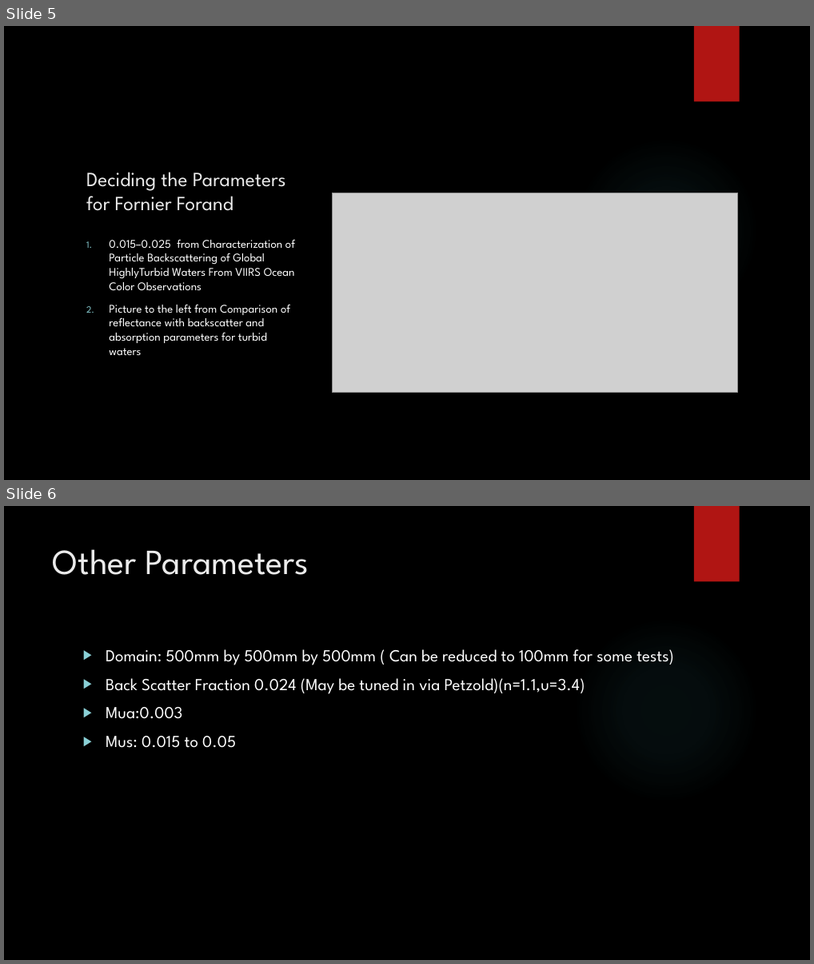
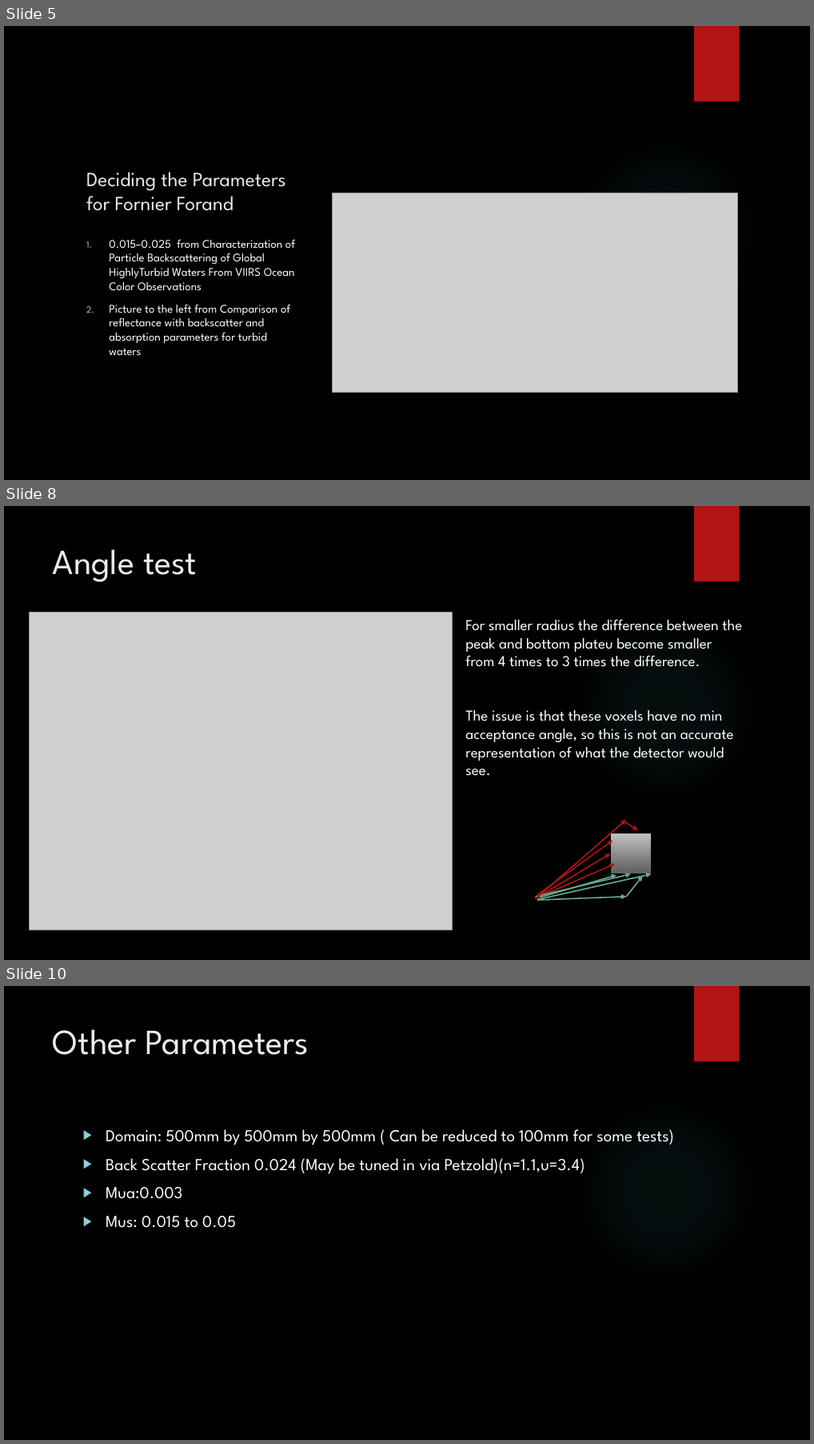
Before and after one commit to KAANVOLKAN05/GPGPU_Research, a slide deck: MonteCarlo/MonteCarloProj/Presentation for West River.pptx. Shown one above the other, each under a label of ours: slides 5 and 6 before the commit, slides 5, 8 and 10 after it; the slides between them are not shown. The pictures are 814x964 and 814x1444 pixels, drawn with LibreOffice and Linux fonts; fonts in the diff are those of the drawing; grey boxes stand for pictures; background and template pictures are left out. Boxes give left, top, right and bottom in pixels: in the first picture for what was removed or moved away, otherwise in the second. Text is boxed around its words. In the diff, an @@ line names an element or a change of style, - is before the commit and + after.

```diff
--- a/MonteCarlo/MonteCarloProj/Presentation for West River.pptx
+++ b/MonteCarlo/MonteCarloProj/Presentation for West River.pptx
@@ slide 8 added at (x1=4, y1=506, x2=810, y2=960), background picture (left out); not listed: 2 template elements that a slide beside it also shows @@
@@ title added at (x1=53, y1=549, x2=197, y2=582), 42 pt, text #EBEBEB @@
+Angle test
@@ picture added at (x1=29, y1=612, x2=452, y2=930) @@
@@ text added at (x1=466, y1=620, x2=742, y2=776), 18 pt, text #FFFFFF @@
+For smaller radius the difference between the peak and bottom plateu become smaller from 4 times to 3 times the difference.
+The issue is that these voxels have no min acceptance angle, so this is not an accurate representation of what the detector would see.
@@ arrow added from (536, 898) to (626, 820), #B01513 1.5 pt @@
@@ arrow added from (538, 894) to (613, 840), #B01513 1.5 pt @@
@@ rectangle added at (x1=610, y1=833, x2=651, y2=874), fill gradient #C1C1C1 to #5E5E5E, outline #000000 0.75 pt @@
@@ arrow added from (624, 821) to (638, 830), #B01513 1.5 pt @@
@@ arrow added from (536, 898) to (610, 853), #B01513 1.5 pt @@
@@ arrow added from (536, 898) to (615, 864), #B01513 1.5 pt @@
@@ arrow added from (536, 896) to (631, 874), #6AAC90 1.5 pt @@
@@ arrow added from (538, 900) to (652, 874), #6AAC90 1.5 pt @@
@@ arrow added from (541, 896) to (617, 875), #6AAC90 1.5 pt @@
@@ arrow added from (626, 896) to (643, 876), #6AAC90 1.5 pt @@
@@ arrow added from (538, 900) to (626, 896), #6AAC90 1.5 pt @@
@@ what was slide 6 is now slide 10 @@
```
Also in this commit, not shown: 3 other slides added, 1 other file.
